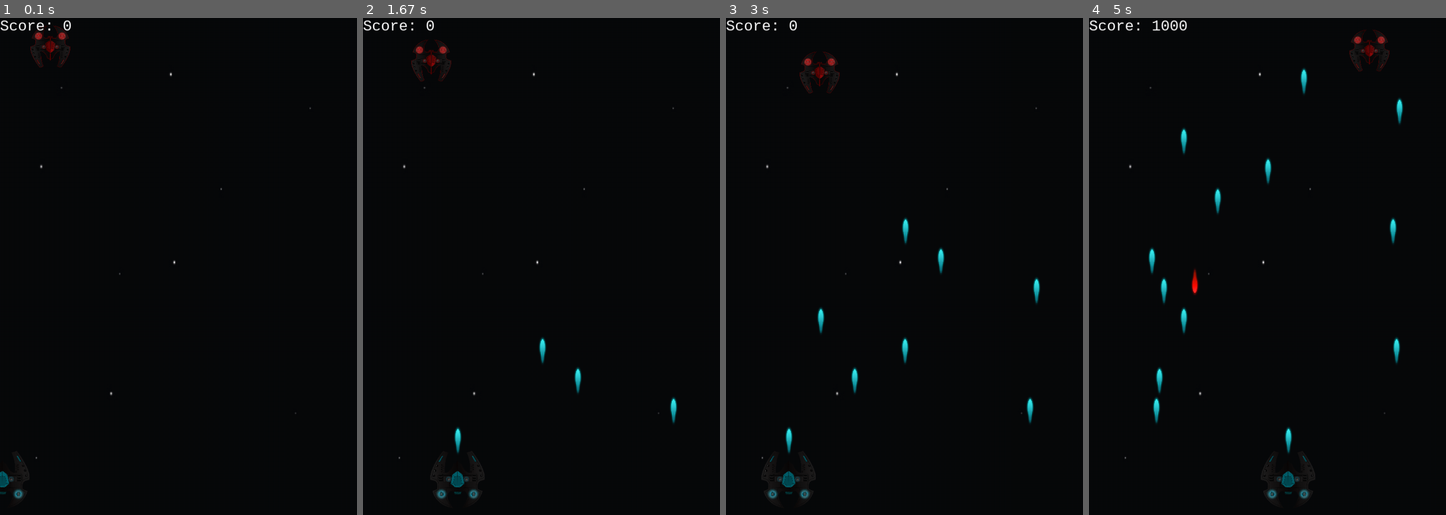
Above: before the commit, frames 1-4 (left to right).
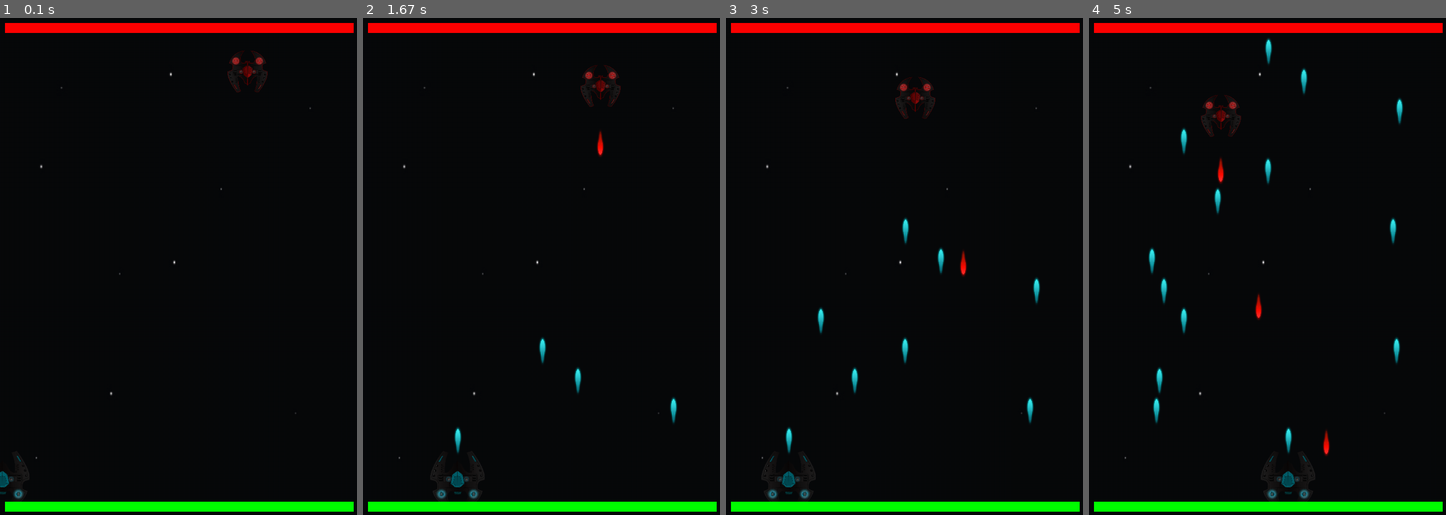
Above: after the commit, the same moments.

Repository: fzzytronics/pygame
Game: pygame game, started from fightsToPlay/haroldFight/haroldFight.py
The game is run twice, just before and just after one commit, with the same random seed, the same clock (stepped at 60 frames per second) and the same inputs.
Inputs (mouse positions are in pixels of both pictures, inside the frame that each line leads up to):
- Up to frame 1 (0.1 s): no input
- Up to frame 2 (1.67 s): click (541, 266) at 0.38 s; click (577, 375) at 0.72 s; click (673, 445) at 1.05 s; click (459, 167) at 1.38 s
- Up to frame 3 (3 s): click (904, 326) at 1.72 s; click (854, 162) at 2.05 s; click (1029, 395) at 2.38 s; click (790, 316) at 2.72 s
- Up to frame 4 (5 s): click (1163, 172) at 3.05 s; click (1185, 355) at 3.38 s; click (1396, 380) at 3.72 s; click (1160, 450) at 4.05 s; click (1156, 296) at 4.38 s; click (1288, 405) at 4.72 s

The runs differ from the first frame. In frame 1, 4.4% of the frame differs, in the area x 0-100%, y 0-100%; in frame 2, 4.5%; in frame 3, 4.5%; in frame 4, 4.8%.

Commit message:
Implements single enemy ship fight
Refactors the Harold fight to feature a single enemy ship instead of multiple.

This change simplifies the game logic and focuses on a single, more challenging enemy.
It also introduces health bars for both the player and the enemy, and implements game over and victory conditions.

Diff:
--- a/fightsToPlay/haroldFight/haroldFight.py
+++ b/fightsToPlay/haroldFight/haroldFight.py
@@ -10,15 +10,15 @@
 pygame.init()
 pygame.mixer.init()
 
-choice = random.randint(1, 100)
-# choice = random.choice(1, 100)
-
 # Game attributes
 SCREEN_WIDTH, SCREEN_HEIGHT = 720, 1000
 PLAYER_WIDTH, PLAYER_HEIGHT = 150, 150
+PLAYER_MAX_HEALTH = 100
+player_health = PLAYER_MAX_HEALTH
 
 BULLET_WIDTH, BULLET_HEIGHT = 50, 100
 BULLET_SPEED = 3
+BULLET_DAMAGE = 10
 
 ENEMY_SHIP_WIDTH, ENEMY_SHIP_HEIGHT = 110, 110
 ENEMY_SHIP_CENTER_LEFT_BOUND = 0
@@ -26,7 +26,9 @@
 ENEMY_SHIP_SPEED = 0.3
 ENEMY_SHIP_MAX_LEFT_SHIFT = -(3 * BULLET_WIDTH)
 ENEMY_SHIP_MAX_RIGHT_SHIFT = (3 * BULLET_WIDTH)
-ENEMY_FIRE_PAUSE = 200
+ENEMY_FIRE_PAUSE = 100
+ENEMY_MAX_HEALTH = 200
+enemy_health = ENEMY_MAX_HEALTH
 
 SCORE_FONT_SIZE = 30
 
@@ -35,12 +37,12 @@
 
 HITBOX_BUFFER = 65
 X_BUFFER = 30
-LOOPS_UNTIL_ENEMY_SHIP_MOVES_HORIZONTALLY = choice
+LOOPS_UNTIL_ENEMY_SHIP_MOVES_HORIZONTALLY = 50
 SATISFACTION = 1000
 
 screen = pygame.display.set_mode((SCREEN_WIDTH, SCREEN_HEIGHT))
-score = 0
-dead = False
+game_over = False
+victory = False
 clock = pygame.time.Clock()
 running = True
 
@@ -60,10 +62,11 @@
 enemy_bullet = pygame.transform.scale(enemy_bullet, (BULLET_WIDTH, BULLET_HEIGHT))
 enemy_bullet_locations = []
 
-enemy_ship = pygame.image.load("enemies/enemy_ship.png").convert_alpha()
-enemy_ship = pygame.transform.scale(enemy_ship, (ENEMY_SHIP_WIDTH, ENEMY_SHIP_HEIGHT))
-enemy_ship_locations = []
-enemy_ship_fire_timers = []
+enemy_ship_image = pygame.image.load("enemies/enemy_ship.png").convert_alpha()
+enemy_ship_image = pygame.transform.scale(enemy_ship_image, (ENEMY_SHIP_WIDTH, ENEMY_SHIP_HEIGHT))
+enemy_ship_location = [SCREEN_WIDTH / 2 - ENEMY_SHIP_WIDTH / 2, 50]
+enemy_ship_fire_timer = 0
+
 
 # Load the sound effects
 """
@@ -88,7 +91,6 @@
 
 # Font for text
 mono_font = pygame.font.SysFont("monospace", SCORE_FONT_SIZE)
-score_label = mono_font.render("Score: 0", 1, (255, 255, 255))
 
 def entity_hit(entity_x: float, entity_width: float,
               entity_y: float, entity_height: float,
@@ -134,15 +136,16 @@
     - None
     """
 
-    global bullet_locations, enemy_bullet_locations, enemy_ship_locations, \
-    enemy_ship_fire_timers, score, dead
+    global bullet_locations, enemy_bullet_locations, player_health, enemy_health, game_over, victory, enemy_ship_location, enemy_ship_fire_timer
 
     bullet_locations = []
     enemy_bullet_locations = []
-    enemy_ship_locations = []
-    enemy_ship_fire_timers = []
-    score = 0
-    dead = False
+    player_health = PLAYER_MAX_HEALTH
+    enemy_health = ENEMY_MAX_HEALTH
+    enemy_ship_location = [SCREEN_WIDTH / 2 - ENEMY_SHIP_WIDTH / 2, 50]
+    enemy_ship_fire_timer = 0
+    game_over = False
+    victory = False
 
 
 # Ship data
@@ -160,7 +163,7 @@
             running = False
 
         if event.type == pygame.MOUSEBUTTONDOWN:
-            if not dead:
+            if not game_over and not victory:
                 # If the mouse is clicked (down stroke), make a bullet
                 bullet_location_x = player_x_center - (BULLET_WIDTH / 2)
                 bullet_location_y = player_y_center - (PLAYER_HEIGHT / 2)
@@ -170,7 +173,7 @@
             else:
                 reset_game()
 
-    if not dead:
+    if not game_over and not victory:
         # Adjust bullet locations
         for index in range(len(bullet_locations)-1, -1, -1):
             bullet_locations[index][1] -= BULLET_SPEED
@@ -187,79 +190,60 @@
             if enemy_bullet_locations[index][1] + BULLET_HEIGHT >= SCREEN_HEIGHT:
                 del enemy_bullet_locations[index]
 
-        # Adjust enemy ship locations
-        for index in range(len(enemy_ship_locations)-1, -1, -1):
-            enemy_ship_locations[index][1] += ENEMY_SHIP_SPEED
-
-            # Randomly shift to the side
-            left_x_available_space = enemy_ship_locations[index][0]
-            right_x_available_space = SCREEN_WIDTH - (enemy_ship_locations[index][0] + ENEMY_SHIP_WIDTH)
-
-            left_shift_bound = max(-left_x_available_space, ENEMY_SHIP_MAX_LEFT_SHIFT)
-            right_shift_bound = min(right_x_available_space, ENEMY_SHIP_MAX_RIGHT_SHIFT)
-
+        # Adjust enemy ship location
+        enemy_ship_location[1] += ENEMY_SHIP_SPEED
+
+        # Randomly shift to the side
+        left_x_available_space = enemy_ship_location[0]
+        right_x_available_space = SCREEN_WIDTH - (enemy_ship_location[0] + ENEMY_SHIP_WIDTH)
+
+        left_shift_bound = max(-left_x_available_space, ENEMY_SHIP_MAX_LEFT_SHIFT)
+        right_shift_bound = min(right_x_available_space, ENEMY_SHIP_MAX_RIGHT_SHIFT)
+
+        # Buffer side to side movement to avoid laggy look
+        if loop_counter % LOOPS_UNTIL_ENEMY_SHIP_MOVES_HORIZONTALLY == 0:
             distance_moved = left_shift_bound + (random.random() * (right_shift_bound - left_shift_bound))
-
-            # Buffer side to side movement to avoid laggy look
-            if loop_counter == 0:
-                enemy_ship_locations[index][0] += distance_moved
-
-            # Update fire timer
-            if enemy_ship_fire_timers[index] == ENEMY_FIRE_PAUSE:
-                # Make the bullet
-                enemy_bullet_x = enemy_ship_locations[index][0] + (ENEMY_SHIP_WIDTH / 2)
-                enemy_bullet_y = enemy_ship_locations[index][1] + (ENEMY_SHIP_HEIGHT)
-
-                enemy_bullet_locations.append([enemy_bullet_x, enemy_bullet_y])
-                enemy_laser_sound_effect.play()
-
-                # Reset the pause timer
-                enemy_ship_fire_timers[index] = 0
-            else:
-                enemy_ship_fire_timers[index] += 1
-
-            # Check for out of bounds
-            if enemy_ship_locations[index][1] + ENEMY_SHIP_HEIGHT >= SCREEN_HEIGHT - PLAYER_HEIGHT:
-                del enemy_ship_locations[index]
-                del enemy_ship_fire_timers[index]
-
-        # Determine enemy location spawn points
-        if len(enemy_ship_locations) < ((score // SCORE_TO_SHIP_RATIO) + 1):
-            enemy_possible_x_span = ENEMY_SHIP_CENTER_RIGHT_BOUND - ENEMY_SHIP_CENTER_LEFT_BOUND
-            enemy_ship_x = ENEMY_SHIP_CENTER_LEFT_BOUND + (random.random() * enemy_possible_x_span)
-
-            enemy_ship_y = 0
-
-            # Add ship and fire timer
-            enemy_ship_locations.append([enemy_ship_x, enemy_ship_y])
-            enemy_ship_fire_timers.append(0)
-
-        # Check for bullet collision
+            enemy_ship_location[0] += distance_moved
+
+        # Update fire timer
+        if enemy_ship_fire_timer == ENEMY_FIRE_PAUSE:
+            # Make the bullet
+            enemy_bullet_x = enemy_ship_location[0] + (ENEMY_SHIP_WIDTH / 2) - (BULLET_WIDTH / 2)
+            enemy_bullet_y = enemy_ship_location[1] + (ENEMY_SHIP_HEIGHT)
+
+            enemy_bullet_locations.append([enemy_bullet_x, enemy_bullet_y])
+            enemy_laser_sound_effect.play()
+
+            # Reset the pause timer
+            enemy_ship_fire_timer = 0
+        else:
+            enemy_ship_fire_timer += 1
+
+
+        # Check for player bullet collision with enemy
         for bullet_index in range(len(bullet_locations)-1, -1, -1):
-            for enemy_index in range(len(enemy_ship_locations)-1, -1, -1):
-                # Extract the info
-                bullet_x, bullet_y = bullet_locations[bullet_index]
-                enemy_x, enemy_y = enemy_ship_locations[enemy_index]
-
-                # If hit, remove the enemy and the ship
-                if entity_hit(enemy_x, ENEMY_SHIP_WIDTH, enemy_y, ENEMY_SHIP_HEIGHT,
-                            bullet_x, BULLET_WIDTH, bullet_y, BULLET_HEIGHT, HITBOX_BUFFER):
-                    del bullet_locations[bullet_index]
-                    del enemy_ship_locations[enemy_index]
-                    score += 1
-                    enemy_death_sound_effect.play()
-
-                    break
-
+            bullet_x, bullet_y = bullet_locations[bullet_index]
+
+            if entity_hit(enemy_ship_location[0], ENEMY_SHIP_WIDTH, enemy_ship_location[1], ENEMY_SHIP_HEIGHT,
+                        bullet_x, BULLET_WIDTH, bullet_y, BULLET_HEIGHT, HITBOX_BUFFER):
+                del bullet_locations[bullet_index]
+                enemy_health -= BULLET_DAMAGE
+                enemy_death_sound_effect.play()
+                if enemy_health <= 0:
+                    victory = True
+                break
+
+        # Check for enemy bullet collision with player
         for enemy_bullet_index in range(len(enemy_bullet_locations)-1, -1, -1):
-            # Extract the info
             bullet_x, bullet_y = enemy_bullet_locations[enemy_bullet_index]
 
-            # If an enemy bullet hits a player
             if entity_hit(player_x_center - (PLAYER_WIDTH/2), PLAYER_WIDTH, player_y_center-(PLAYER_HEIGHT/2), PLAYER_HEIGHT,
                         bullet_x, BULLET_WIDTH, bullet_y, BULLET_HEIGHT, -HITBOX_BUFFER):
-                dead = True
-                player_death_sound_effect.play()
+                    del enemy_bullet_locations[enemy_bullet_index]
+                    player_health -= BULLET_DAMAGE
+                    if player_health <= 0:
+                        game_over = True
+                        player_death_sound_effect.play()
 
         # Have the ship's x be aligned with the mouse position
         player_x_center = pygame.mouse.get_pos()[0]
@@ -269,9 +253,8 @@
         screen.blit(background, (0, 0))
         screen.blit(player_ship, player_rect)
 
-        # Draw the enemies
-        for enemy_ship_location in enemy_ship_locations:
-            screen.blit(enemy_ship, enemy_ship_location)
+        # Draw the enemy
+        screen.blit(enemy_ship_image, enemy_ship_location)
 
         # Draw the bullets, if any
         for bullet_location in bullet_locations:
@@ -279,11 +262,14 @@
         for enemy_bullet_location in enemy_bullet_locations:
             screen.blit(enemy_bullet, enemy_bullet_location)
 
-        # Update and draw the score
-        score_label = mono_font.render(f"Score: {score * SATISFACTION}", 1, (255, 255, 255))
-        screen.blit(score_label, (0, 0))
-
-    else:
+        # Draw health bars
+        player_health_bar = pygame.Rect(10, SCREEN_HEIGHT - 30, (player_health / PLAYER_MAX_HEALTH) * (SCREEN_WIDTH - 20), 20)
+        pygame.draw.rect(screen, (0, 255, 0), player_health_bar)
+
+        enemy_health_bar = pygame.Rect(10, 10, (enemy_health / ENEMY_MAX_HEALTH) * (SCREEN_WIDTH - 20), 20)
+        pygame.draw.rect(screen, (255, 0, 0), enemy_health_bar)
+
+    elif game_over:
         dead_label = mono_font.render("YOU HAVE DIED", 1, (255, 255, 255))
         dead_label_x = (SCREEN_WIDTH / 2) - (dead_label.get_width() / 2)
         dead_label_y = (SCREEN_HEIGHT / 2) - (dead_label.get_height())
@@ -294,8 +280,19 @@
         play_again_label_y = (SCREEN_HEIGHT / 2) + (play_again_label.get_height())
         screen.blit(play_again_label, (play_again_label_x, play_again_label_y))
 
+    elif victory:
+        victory_label = mono_font.render("YOU ARE VICTORIOUS!", 1, (255, 255, 255))
+        victory_label_x = (SCREEN_WIDTH / 2) - (victory_label.get_width() / 2)
+        victory_label_y = (SCREEN_HEIGHT / 2) - (victory_label.get_height())
+        screen.blit(victory_label, (victory_label_x, victory_label_y))
+
+        play_again_label = mono_font.render("CLICK ANYWHERE TO PLAY AGAIN", 1, (255, 255, 255))
+        play_again_label_x = (SCREEN_WIDTH / 2) - (play_again_label.get_width() / 2)
+        play_again_label_y = (SCREEN_HEIGHT / 2) + (play_again_label.get_height())
+        screen.blit(play_again_label, (play_again_label_x, play_again_label_y))
+
     pygame.display.flip()
-    loop_counter = (loop_counter + 1) % LOOPS_UNTIL_ENEMY_SHIP_MOVES_HORIZONTALLY
+    loop_counter += 1
 
 
 pygame.quit()
